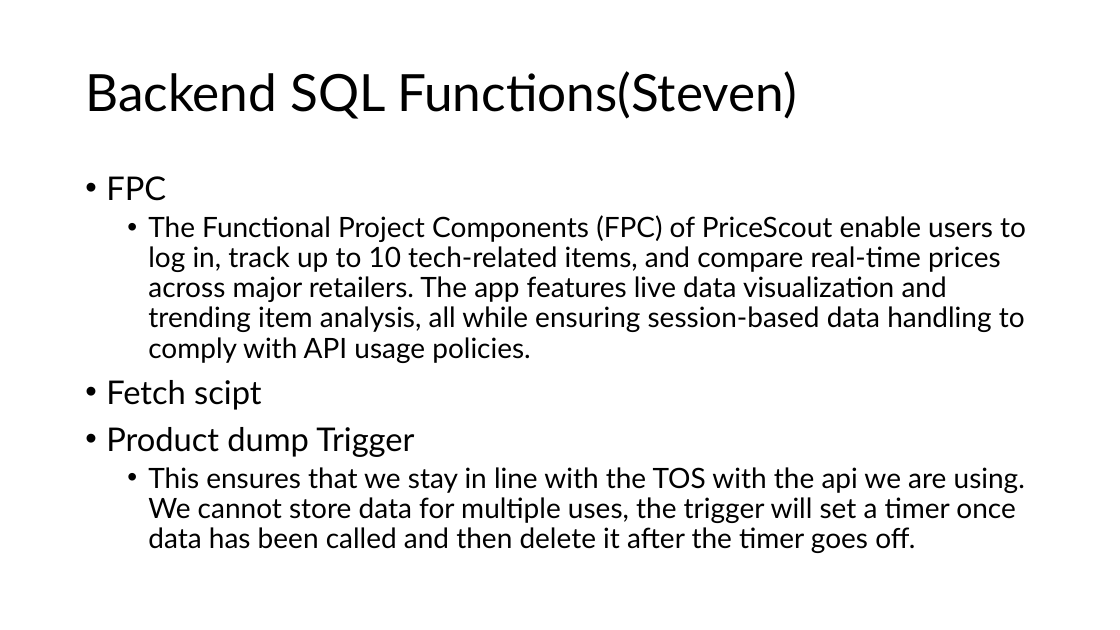
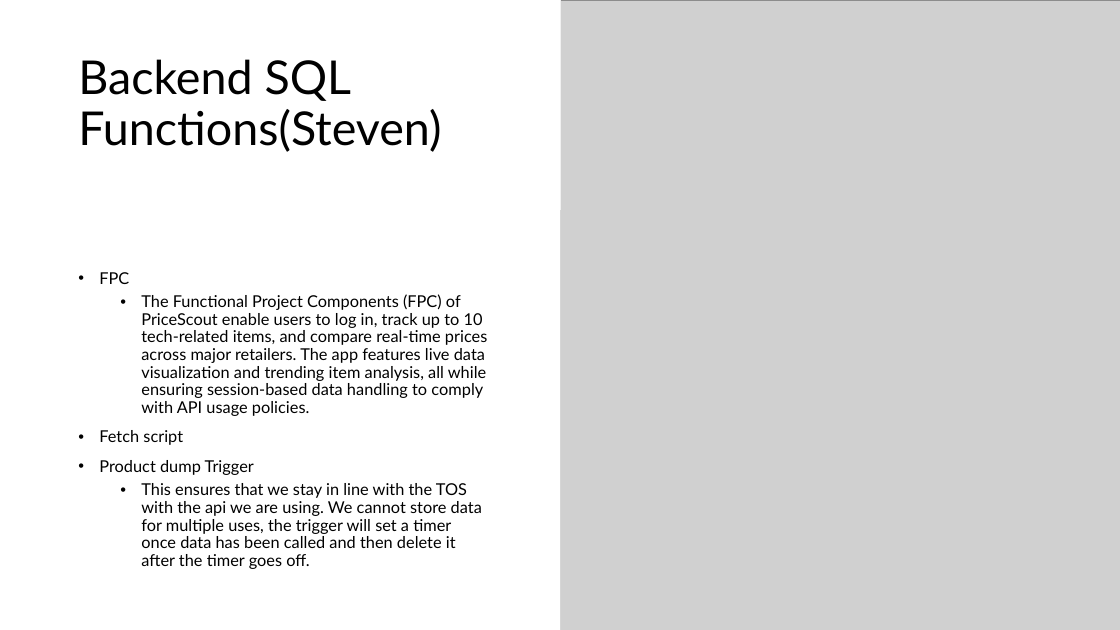
Before and after one commit to Jormungandr72/Cross-Website-Price-Checker, a slide deck: slide 7 of docs/phase_three_docs/Phase_Three_Presentation.pptx (slide 6 before the commit). Drawn at 1120x630 pixels with LibreOffice and Linux fonts; fonts in the diff are those of the drawing; grey boxes stand for pictures. Boxes give left, top, right and bottom in pixels: in the first picture for what was removed or moved away, otherwise in the second. Text is boxed around its words. In the diff, an @@ line names an element or a change of style, - is before the commit and + after.

Commit message:
styles slides, added my section text

```diff
--- a/docs/phase_three_docs/Phase_Three_Presentation.pptx
+++ b/docs/phase_three_docs/Phase_Three_Presentation.pptx
@@ rectangle added at <box>0,0,560,630</box>, fill #FFFFFF @@
@@ rectangle added at <box>0,0,560,210</box>, fill #FFFFFF @@
@@ picture added at <box>560,0,1120,630</box> @@
@@ title "Backend SQL Functions(Steven)": place and size @@
-title "Backend SQL Functions(Steven)" at <box>85,71,797,119</box>
+title "Backend SQL Functions(Steven)" at <box>78,59,441,152</box>
@@ title "Backend SQL Functions(Steven)" at <box>78,59,441,152</box>: size 44 to 40 pt @@
@@ text "FPC": place and size @@
-text "FPC" at <box>106,176,1026,553</box>
+text "FPC" at <box>99,272,487,569</box>
@@ text "FPC" at <box>99,272,487,569</box>: vertical alignment top to middle @@
@@ text at <box>99,272,487,569</box>: size 28 to 14 pt in "FPC", "Product dump Trigger"; size 24 to 14 pt @@
@@ text at <box>99,430,183,445</box>: text changed; size 28 to 14 pt @@
-• Fetch scipt
+• Fetch script
```
Also in this commit, not shown: 8 other slides changed, 2 slides added, 1 slide removed.
